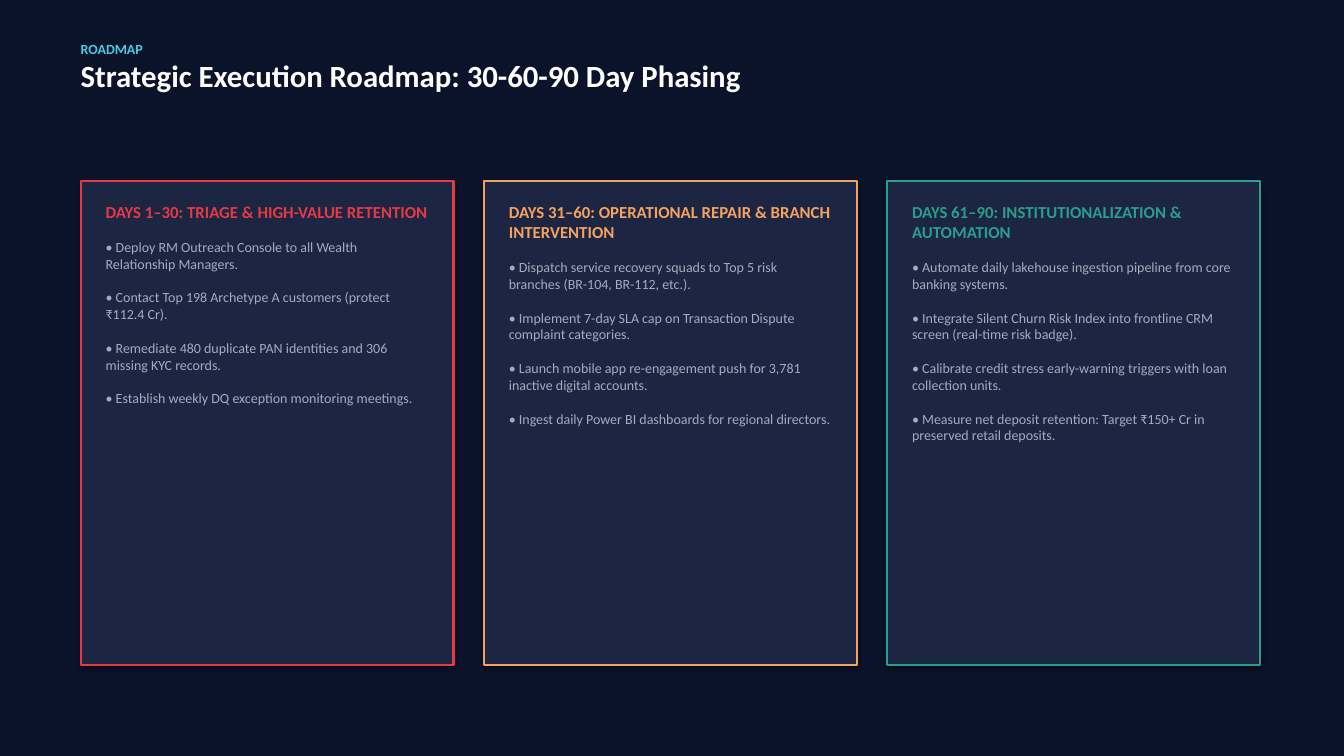
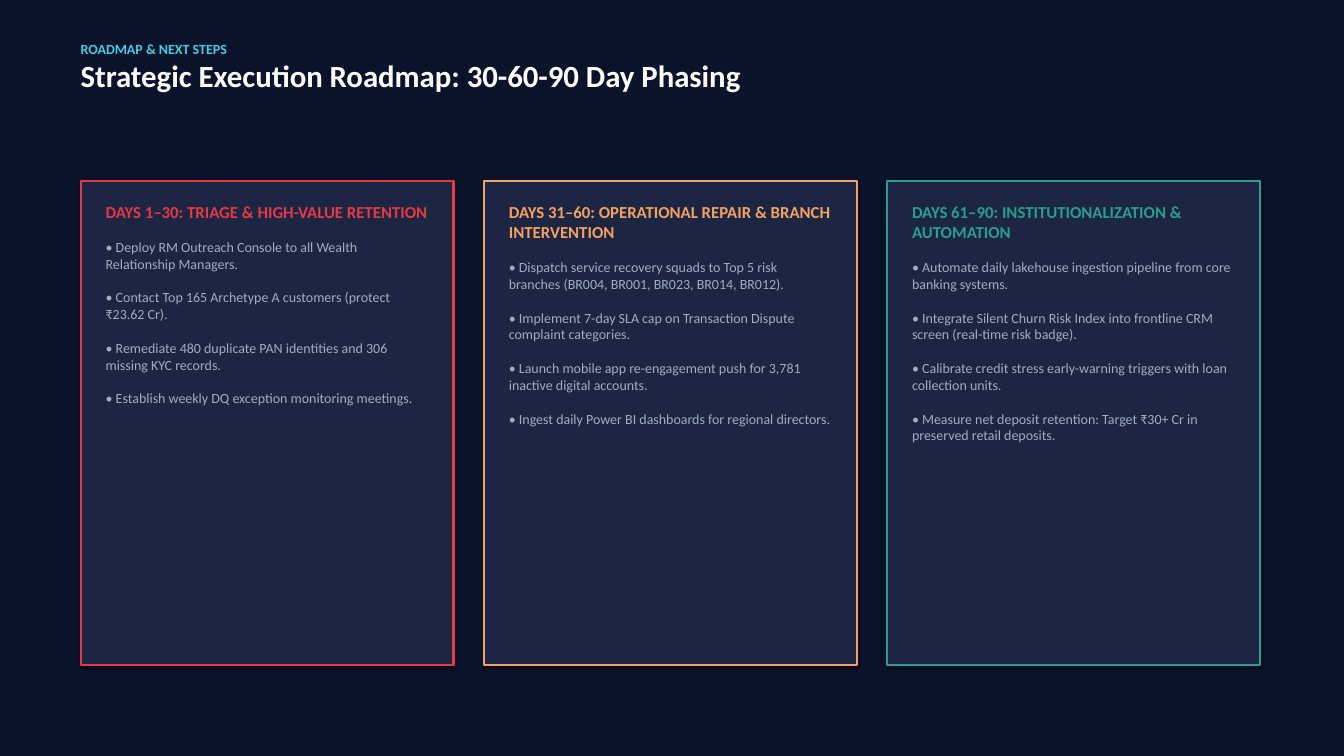
Before and after one commit to Harshul14/Wells-Fargo, a slide deck: slide 14 of output/Apex_Retail_Bank_Executive_Deck.pptx (slide 12 before the commit). Drawn at 1344x756 pixels with LibreOffice and Linux fonts; fonts in the diff are those of the drawing. Boxes give left, top, right and bottom in pixels: in the first picture for what was removed or moved away, otherwise in the second. Text is boxed around its words. In the diff, an @@ line names an element or a change of style, - is before the commit and + after.

Commit message:
fix: reconcile final deliverables and presentation deck to ground-truth figures
- Synchronize PowerPoint decks (14 slides) to verified deposit liabilities (₹131.09 Cr) and churn balance at risk (₹67.33 Cr / 51.37%)
- Update segment at-risk distribution (Wealth: ₹39.73 Cr, Privileged: ₹19.67 Cr, Mass Retail: ₹7.94 Cr)
- Reconcile frontline archetypes (A-F) and top 5 branch hubs (BR004, BR001, BR023, BR014, BR012)
- Update auditor.py and checklist_builder.py to reflect exact ground truth and regenerate audit workbooks
- Synchronize narrative figures across docs (06, 07, 09, 10, FINAL_README, powerbi/README)

```diff
--- a/output/Apex_Retail_Bank_Executive_Deck.pptx
+++ b/output/Apex_Retail_Bank_Executive_Deck.pptx
@@ text at <box>81,45,227,54</box>: text changed @@
-ROADMAP
+ROADMAP & NEXT STEPS
@@ text at <box>509,262,784,291</box>: text changed @@
-• Dispatch service recovery squads to Top 5 risk branches (BR-104, BR-112, etc.).
+• Dispatch service recovery squads to Top 5 risk branches (BR004, BR001, BR023, BR014, BR012).
@@ text at <box>106,292,391,321</box>: text changed @@
-• Contact Top 198 Archetype A customers (protect ₹112.4 Cr).
+• Contact Top 165 Archetype A customers (protect ₹23.62 Cr).
@@ text at <box>912,414,1198,442</box>: text changed @@
-• Measure net deposit retention: Target ₹150+ Cr in preserved retail deposits.
+• Measure net deposit retention: Target ₹30+ Cr in preserved retail deposits.
```
Also in this commit, not shown: 9 other slides changed, 4 slides added, 2 slides removed, 15 other files.
